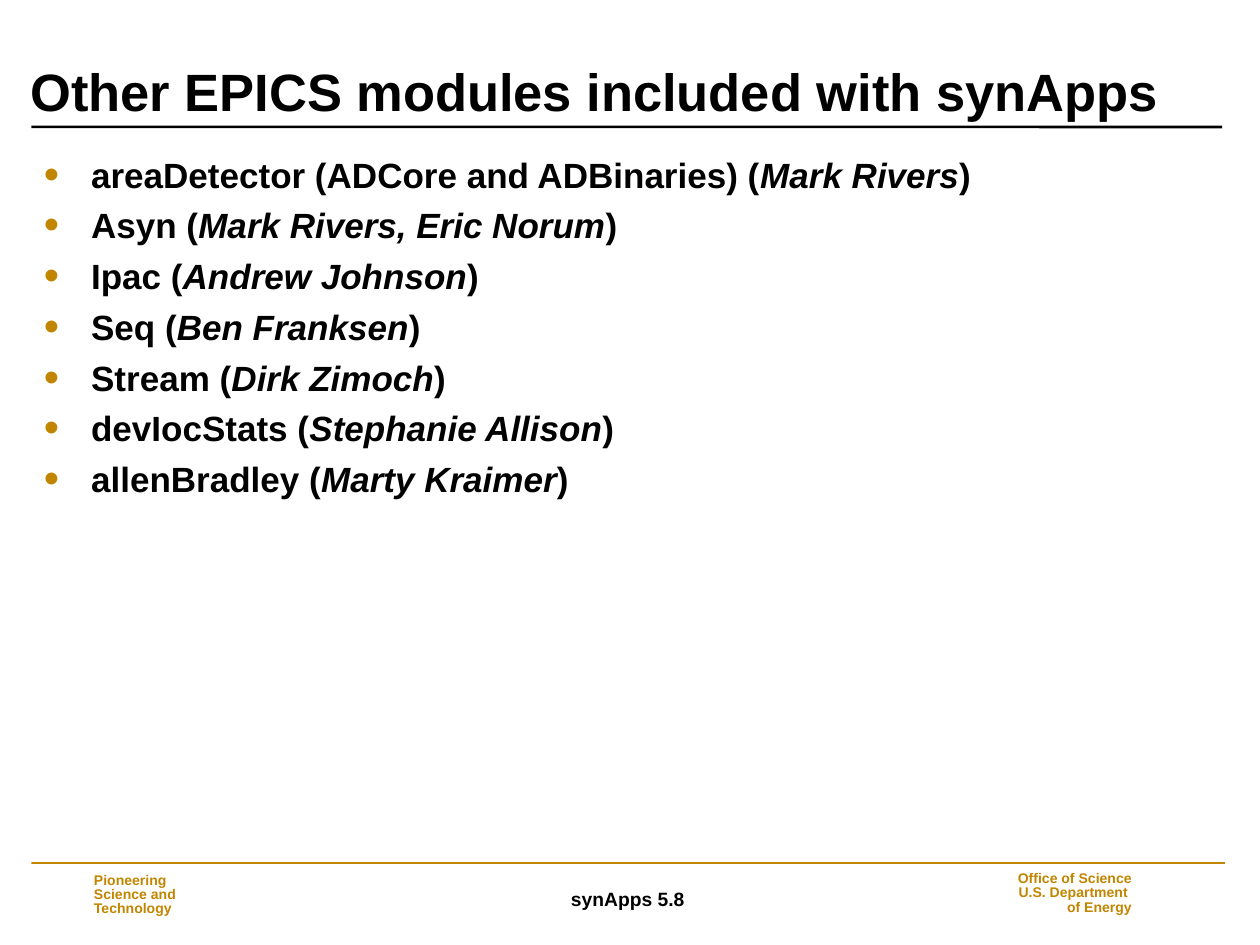
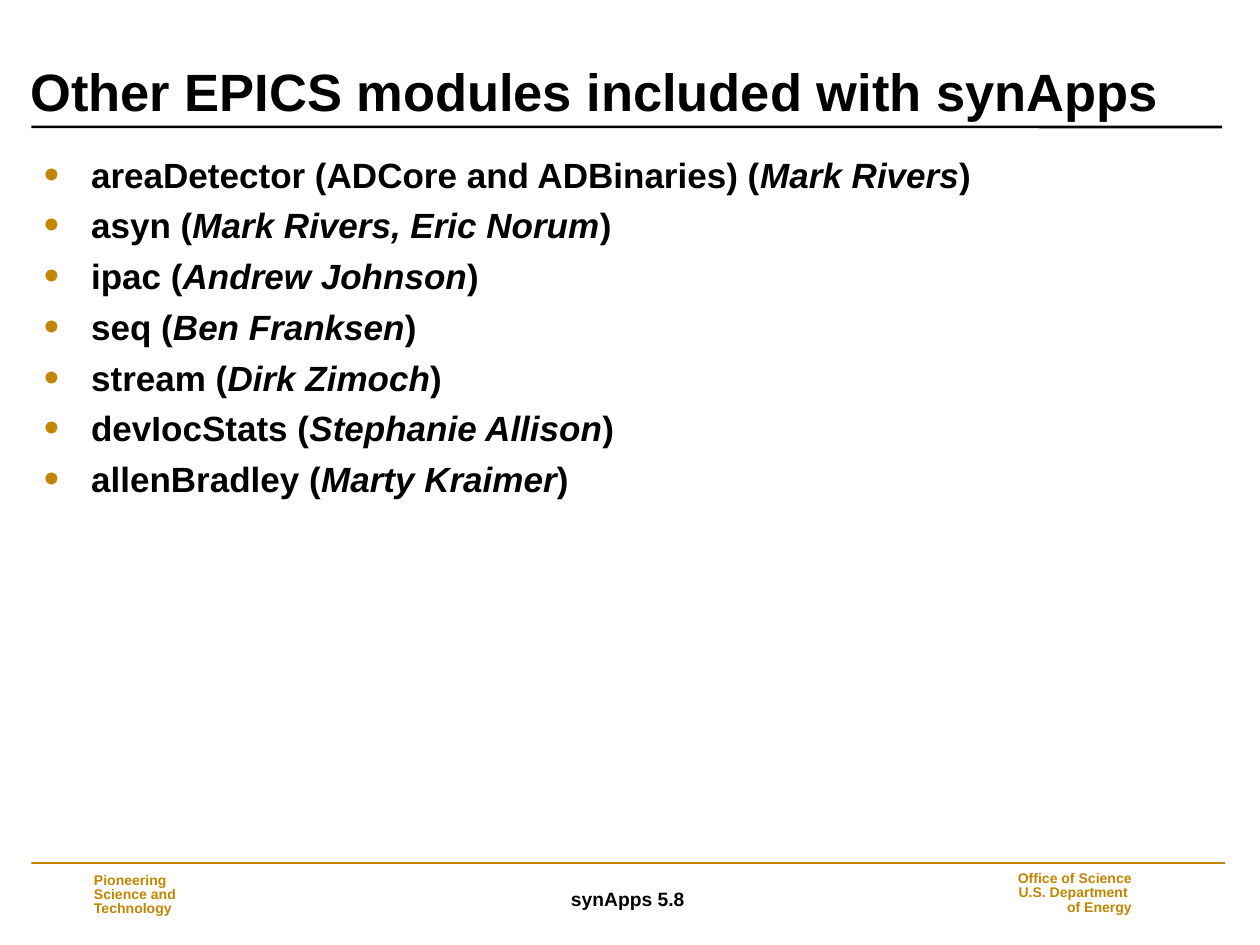
Before and after one commit to EPICS-synApps/documentation, a slide deck: slide 4 of IntroToSynApps.ppt. Drawn at 1260x945 pixels with LibreOffice and Linux fonts; fonts in the diff are those of the drawing; background and template pictures are left out. Boxes give left, top, right and bottom in pixels: in the first picture for what was removed or moved away, otherwise in the second. Text is boxed around its words. In the diff, an @@ line names an element or a change of style, - is before the commit and + after.

```diff
--- a/IntroToSynApps.ppt
+++ b/IntroToSynApps.ppt
@@ text at bbox=[91, 212, 611, 397]: text changed @@
-• Asyn (Mark Rivers, Eric Norum)
-• Ipac (Andrew Johnson)
-• Seq (Ben Franksen)
-• Stream (Dirk Zimoch)
+• asyn (Mark Rivers, Eric Norum)
+• ipac (Andrew Johnson)
+• seq (Ben Franksen)
+• stream (Dirk Zimoch)
```
Also in this commit, not shown: 1 other slide changed, 3 slides added.
